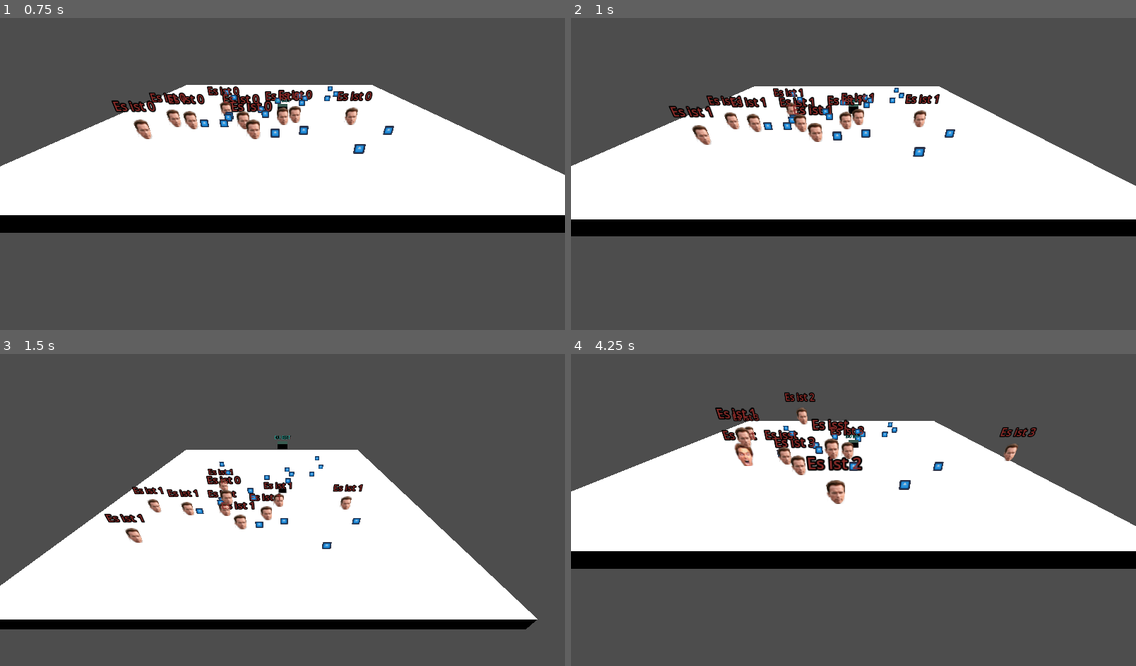
Above: before the commit, frames 1-4 (two rows, left to right).
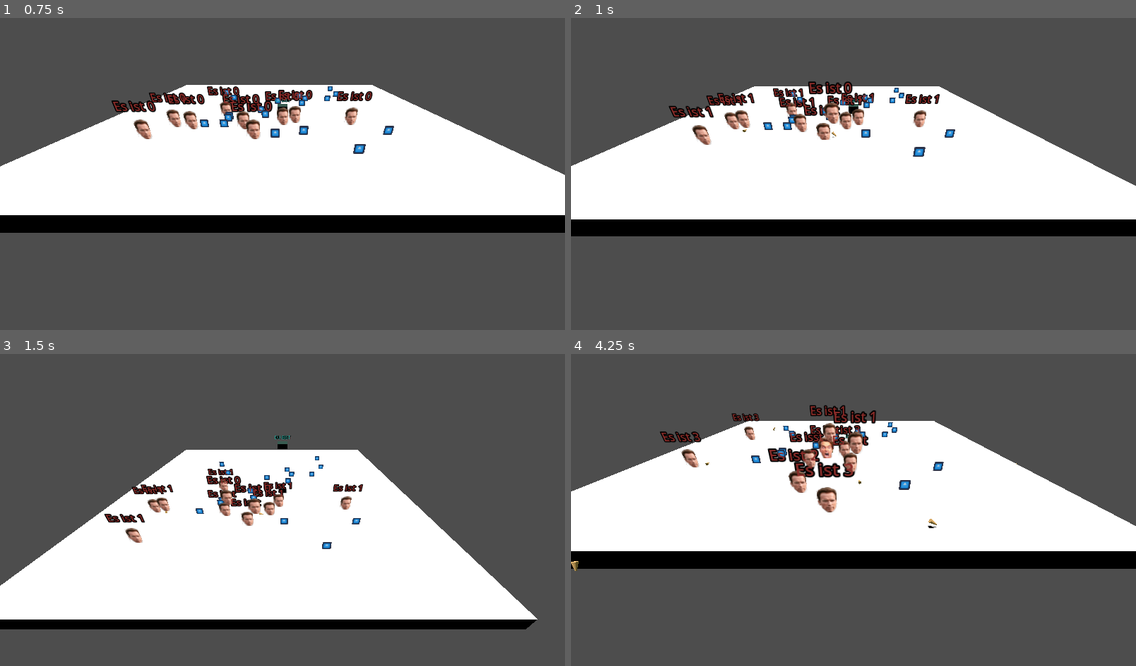
Above: after the commit, the same moments.

Repository: djaessel/godont
Game: Godot game, scene res://main.tscn
Same seed, same stepped clock (60 frames per second), same inputs: the game is played once before the commit and once after it. The engine's default icon, where the game draws it, is replaced by a stand-in: a white triangle on a blue panel in a dark square.
Inputs:
- Up to frame 1 (0.75 s): hold Right (move_right) from 0.53 s (still down); hold Space (jump) from 0.53 s (still down)
- Up to frame 2 (1 s): keep holding Right (move_right); keep holding Space (jump)
- Up to frame 3 (1.5 s): release Right (move_right) at 1.28 s; release Space (jump) at 1.28 s; hold Down (move_back) from 1.28 s (still down); tap Space (jump) at 1.35 s
- Up to frame 4 (4.25 s): tap Space (jump) at 1.52, 1.82, 2.85, 3.02, 3.32 s; release Down (move_back) at 2.03 s; hold Right (move_right) 2.03-2.78 s; hold Space (jump) 2.03-2.78 s; hold Up (move_forward) 2.78-3.53 s; hold Left (move_left) from 3.53 s (still down); hold Space (jump) from 3.53 s (still down)

Frame 1 is identical in both runs. In frame 2, 1.3% of the frame differs, in the area x 25-50%, y 20-40%; in frame 3, 1.1%; in frame 4, 4.6%, in the area x 0-83%, y 12-70%.

Commit message:
bullet added

Diff:
--- a/Ground.gd
+++ b/Ground.gd
@@ -5,6 +5,7 @@
 var oldest = -1
 var youngest = 1000000
 var mostEaten = -1
+var foodEaten = 0
 var won = false
 var runsCount = 0
 var firstCallFinish = true
@@ -50,8 +51,7 @@
 	finishLabel.text += "Oldest: " + str(oldest) + "\n"
 	finishLabel.text += "Youngest: " + str(youngest) + "\n"
 	finishLabel.text += "MostEaten: " + str(mostEaten) + "\n"
-	finishLabel.text += "Food left: " + str(len(getAllFood())) + "\n"
-	#finishLabel.text += "Runs: " + str(runsCount) + "\n"
+	finishLabel.text += "Food eaten: " + str(foodEaten) + "\n"
 
 
 func doFinshingCode():
@@ -66,6 +66,7 @@
 		for m in getAllMobs():
 			if mostEaten < m.hasEaten:
 				mostEaten = m.hasEaten
+			foodEaten += m.hasEaten
 
 		var player = get_parent().get_node("Player")
 		if player.dead:
@@ -110,7 +111,8 @@
 				oldest = m.cycles
 			if mostEaten < m.hasEaten:
 				mostEaten = m.hasEaten
-			#print("One jumped over! > ", m.get_instance_id(), " | Cycles: ", m.cycles)
+			foodEaten += m.hasEaten
+
 			remove_child(m)
 
 
@@ -125,13 +127,13 @@
 				finish = true
 				player.hit = true
 				m.get_node("Excellent").play()
-			elif "StaticBody3D" in body.name:
+			elif "StaticBody3D" in body.name: # check later with sub nodes
 				m.triggerEating = true
 				remove_child(body)
 	for index in player.get_slide_collision_count():
 		var collision = player.get_slide_collision(index)
 		var body = collision.get_collider()
-		if "CharacterBody3D" in body.name:
+		if "CharacterBody3D" in body.name: # check later with sub nodes
 			finish = true
 			player.hit = true
 
@@ -140,11 +142,9 @@
 	if not finish:
 		var player = get_parent().get_node("Player")
 		if len(getAllMobs()) <= 0:
-			#print("All enemies are dead!")
 			won = true
 			finish = true
 		elif player.position.y < -5:
-			#print("You are dead!")
 			player.dead = true
 			finish = true
 		else:
--- /dev/null
+++ b/bullet.gd
@@ -0,0 +1,18 @@
+extends Area3D
+
+@export var lifetime = 500
+
+# Called when the node enters the scene tree for the first time.
+func _ready() -> void:
+	connect("body_entered", _on_Area_body_entered)
+
+func _on_Area_body_entered(body:Node) -> void:
+	if "Player" in body.name:
+		get_parent().get_node("hit").play()
+		body.hit = true
+
+# Called every frame. 'delta' is the elapsed time since the previous frame.
+func _process(_delta):
+	lifetime -= 1
+	if lifetime <= 0:
+		get_parent().get_parent().remove_child(get_parent())
--- /dev/null
+++ b/bullet.tscn
@@ -0,0 +1,43 @@
+[gd_scene load_steps=7 format=3 uid="uid://cyj5p5px8as48"]
+
+[ext_resource type="AudioStream" uid="uid://0ck23578pulq" path="res://sound/t2_goodbye.wav" id="1_001wi"]
+[ext_resource type="Script" path="res://bullet.gd" id="1_fyw5o"]
+
+[sub_resource type="CylinderShape3D" id="CylinderShape3D_2d1nt"]
+height = 0.75
+radius = 0.25
+
+[sub_resource type="StandardMaterial3D" id="StandardMaterial3D_a5aqt"]
+albedo_color = Color(0.8, 0.6, 0.447059, 1)
+metallic = 0.67
+emission_enabled = true
+emission = Color(0.34902, 0.301961, 0.141176, 1)
+
+[sub_resource type="CylinderMesh" id="CylinderMesh_xvmke"]
+material = SubResource("StandardMaterial3D_a5aqt")
+top_radius = 0.05
+bottom_radius = 0.2
+height = 0.75
+
+[sub_resource type="CylinderShape3D" id="CylinderShape3D_tursh"]
+
+[node name="Bullet" type="RigidBody3D"]
+mass = 0.25
+
+[node name="CollisionShape3D" type="CollisionShape3D" parent="."]
+transform = Transform3D(1, 0, 0, 0, -4.37114e-08, 1, 0, -1, -4.37114e-08, 0, 0, 0)
+shape = SubResource("CylinderShape3D_2d1nt")
+
+[node name="bulletMesh" type="MeshInstance3D" parent="."]
+transform = Transform3D(1, 0, 0, 0, -4.37114e-08, 1, 0, -1, -4.37114e-08, 0, 0, 0)
+mesh = SubResource("CylinderMesh_xvmke")
+
+[node name="hit" type="AudioStreamPlayer3D" parent="."]
+stream = ExtResource("1_001wi")
+
+[node name="Area" type="Area3D" parent="."]
+script = ExtResource("1_fyw5o")
+
+[node name="CollisionShape3D" type="CollisionShape3D" parent="Area"]
+transform = Transform3D(1, 0, 0, 0, -4.37114e-08, 1, 0, -1, -4.37114e-08, 0, 0, 0)
+shape = SubResource("CylinderShape3D_tursh")
--- a/moby.gd
+++ b/moby.gd
@@ -16,6 +16,9 @@
 # jumping
 var maxY = 5
 var jumping = false
+
+# shooting
+var bullet = false
 
 var eating = false
 var timeout = 50
@@ -51,6 +54,26 @@
 		topText.text = "Es ist " + str(cycles)
 
 
+func handleBullet():
+	if bullet:
+		bullet = false
+		var spawnNew = preload("res://bullet.tscn")
+		var spawnNewX = spawnNew.instantiate()
+		spawnNewX.position.x = position.x + 0.5
+		spawnNewX.position.z = position.z + 0.5
+		var velo = Vector3.ZERO
+		velo.z = randi_range(-5, 5) * speed
+		velo.x = randi_range(-5, 5) * speed
+		if velo.z < 0:
+			spawnNewX.rotate_z(90)
+		if velo.x < 0:
+			spawnNewX.rotate_x(-90)
+		if velo != Vector3.ZERO:
+			velo.normalized()
+		spawnNewX.set_axis_velocity(velo)
+		get_parent().add_child(spawnNewX)
+
+
 func makingDecision():
 	var direction = Vector3.ZERO
 
@@ -65,8 +88,10 @@
 				direction.z += 55
 			14, 4: # move forward
 				direction.z -= 55
-			15, 5, 6, 16, 7,8,9: # jump
+			15, 5, 16, 6: # jump
 				jumping = true
+			17, 18, 19, 7, 8, 9: # bullet
+				bullet = true
 			#16, 6: # eat
 			#	triggerEating = true
 		timeout = 100
@@ -105,5 +130,6 @@
 		var direction = makingDecision()
 
 		handleEating()
+		handleBullet()
 		handleVelocity(direction, delta)
 		handleMovement() # Moving the Character
--- a/player.gd
+++ b/player.gd
@@ -65,5 +65,5 @@
 
 func _physics_process(delta):
 	if not get_parent().get_node("Ground").finish:
-		handleEating()
+		#handleEating()
 		movement(delta)
Not shown, added: sound/t2_goodbye.wav.import
Not shown, added: sound/t2_goodbye.wav
